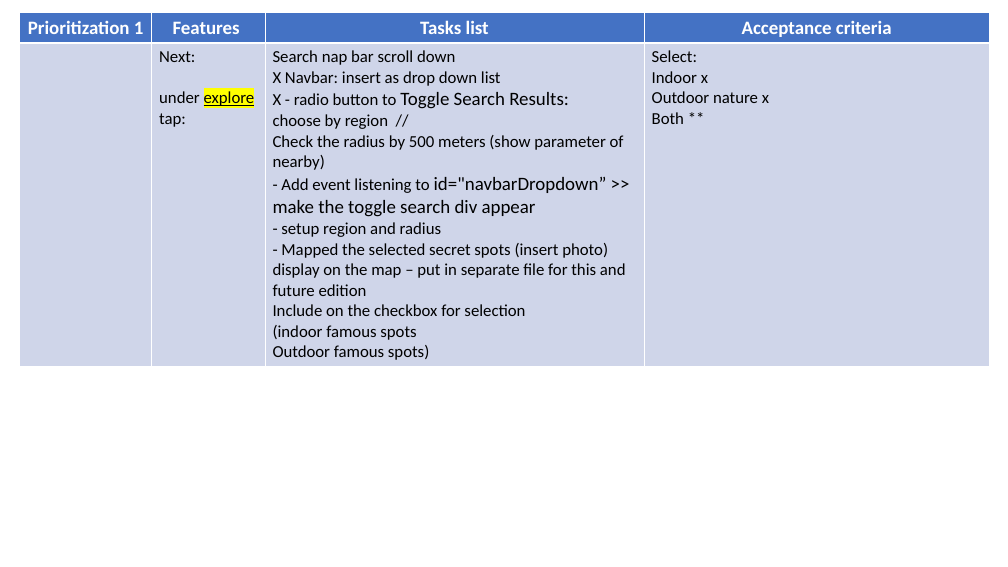
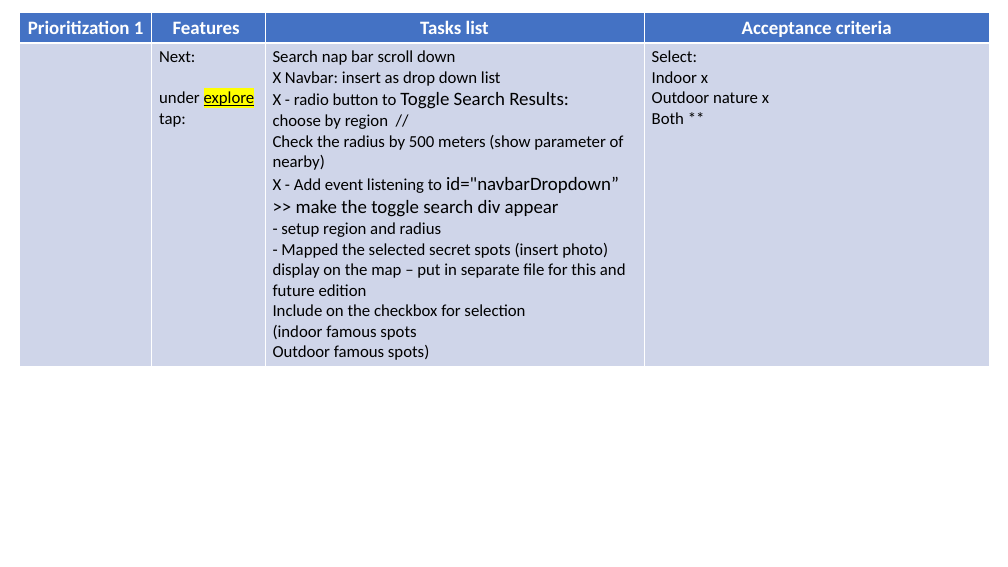
Before and after one commit to annette-p/pre-wedding-photoshoot-locations, a slide deck: slide 9 of wireframe.pptx. Drawn at 1008x567 pixels with LibreOffice and Linux fonts; fonts in the diff are those of the drawing. Boxes give left, top, right and bottom in pixels: in the first picture for what was removed or moved away, otherwise in the second. Text is boxed around its words. In the diff, an @@ line names an element or a change of style, - is before the commit and + after.

Commit message:
remove display none for explore tap, remain display when click

```diff
--- a/wireframe.pptx
+++ b/wireframe.pptx
@@ table at <box>20,12,990,364</box> @@
@@ row 2, column 3: "Search nap bar scroll down / X Navbar: insert as drop down list / X - radio button to Toggle Search Results: / choose by region // / Check the radius by 500 meters (show parameter of nearby) / - Add event listening to id="navbarDropdown” >> make the toggle search div appear / - setup region and radius / - Mapped the selected secret spots (insert photo) display on the map – put in separate file for this and future edition / Include on the checkbox for selection / (indoor famous spots / Outdoor famous spots)" to "Search nap bar scroll down / X Navbar: insert as drop down list / X - radio button to Toggle Search Results: / choose by region // / Check the radius by 500 meters (show parameter of nearby) / X - Add event listening to id="navbarDropdown” >> make the toggle search div appear / - setup region and radius / - Mapped the selected secret spots (insert photo) display on the map – put in separate file for this and future edition / Include on the checkbox for selection / (indoor famous spots / Outdoor famous spots)" @@
```
Also in this commit, not shown: 2 other files.
